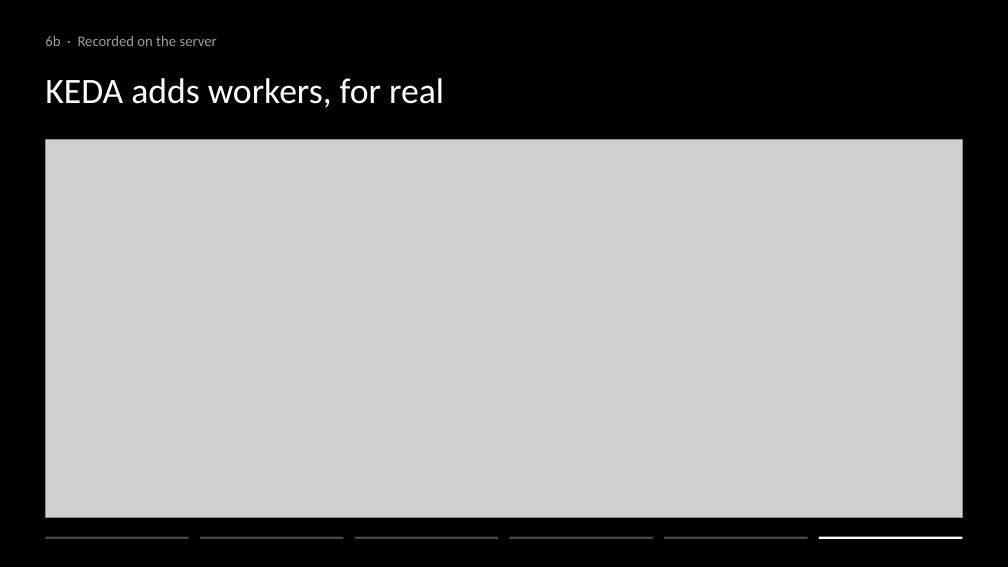
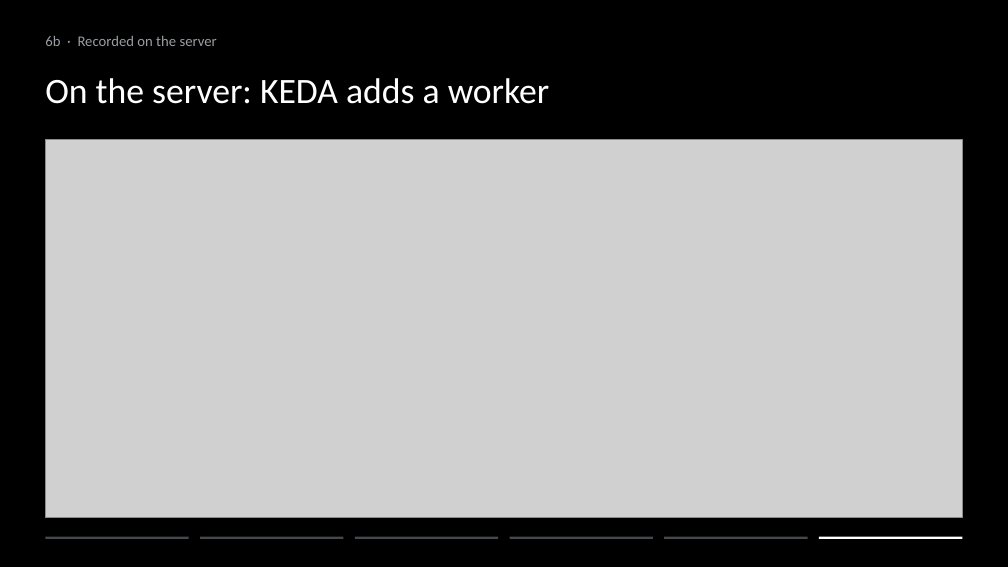
Before and after one commit to ziyangliu-666/lumen-next, a slide deck: slide 22 of docs/platform/slides/out/Team15-Lumen-Platform.pptx (slide 21 before the commit). Drawn at 1008x567 pixels with LibreOffice and Linux fonts; fonts in the diff are those of the drawing; grey boxes stand for pictures. Boxes give left, top, right and bottom in pixels: in the first picture for what was removed or moved away, otherwise in the second. Text is boxed around its words. In the diff, an @@ line names an element or a change of style, - is before the commit and + after.

```diff
--- a/docs/platform/slides/out/Team15-Lumen-Platform.pptx
+++ b/docs/platform/slides/out/Team15-Lumen-Platform.pptx
@@ text at [45, 78, 550, 104]: text changed @@
-KEDA adds workers, for real
+On the server: KEDA adds a worker
```
Also in this commit, not shown: 2 other slides changed, 1 slide added, 29 other files.
